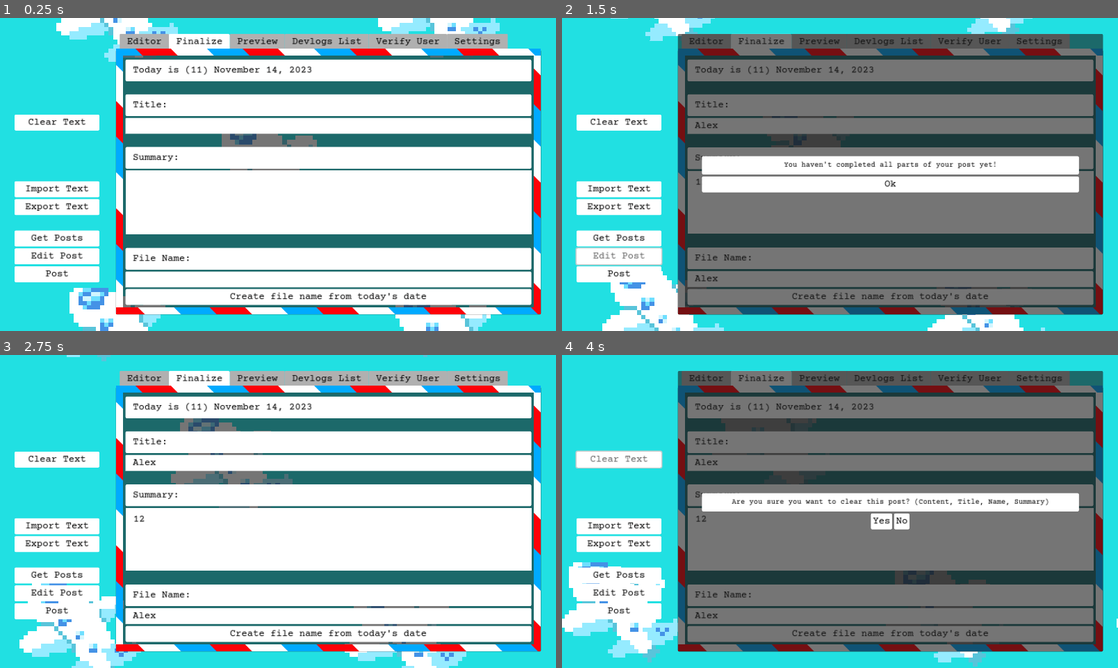
Above: before the commit, frames 1-4 (two rows, left to right).
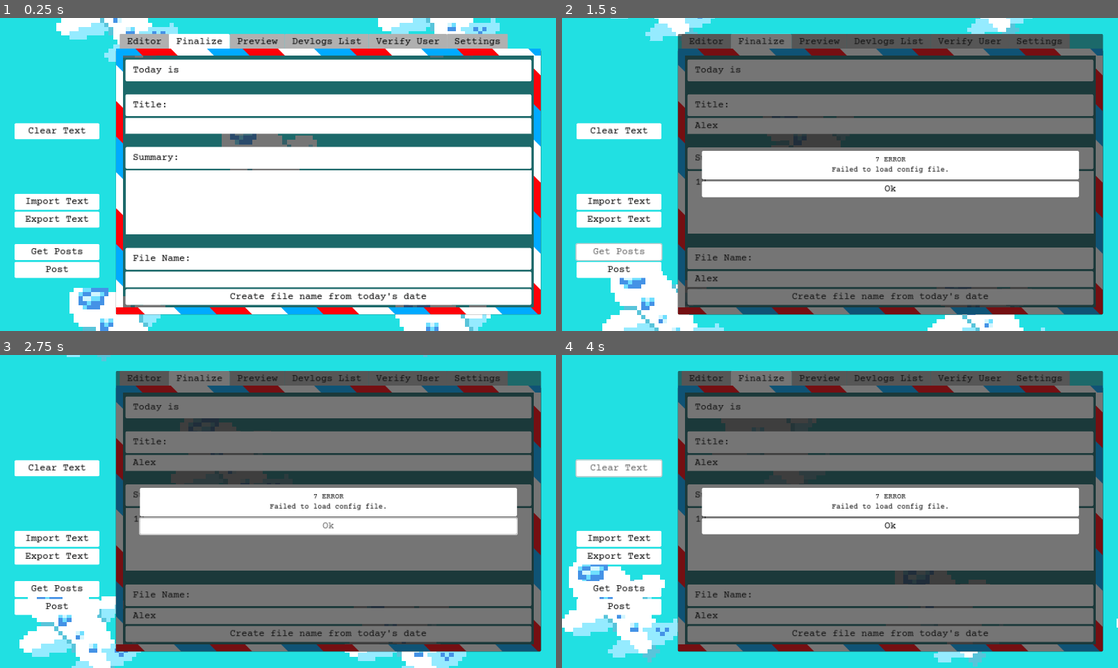
Above: after the commit, the same moments.

Repository: jennyton88/devlogs-maker
Game: Godot game, scene res://scenes/devlogs.tscn
The game is run twice, just before and just after one commit, with the same random seed, the same clock (stepped at 60 frames per second) and the same inputs.
Inputs (mouse positions are in pixels of both pictures, inside the frame that each line leads up to):
- Up to frame 1 (0.25 s): no input
- Up to frame 2 (1.5 s): click (890, 124) at 0.52 s; type "Alex" at 0.6 s; click (890, 202) at 0.75 s; type "12" at 0.83 s; click (890, 280) at 0.98 s; type "Alex" at 1.07 s; click (617, 255) at 1.25 s, where only the run before the commit has a clickable "Edit Post"
- Up to frame 3 (2.75 s): click "Ok" at 2 s
- Up to frame 4 (4 s): click (890, 527) at 2.75 s, where only the run after the commit has a clickable "Ok"; click "Clear Text" at 3.5 s

The runs differ from the first frame. In frame 1, 4.5% of the frame differs, in the area x 2-57%, y 15-85%; in frame 2, 8.3%; in frame 3, 64%, in the area x 2-98%, y 5-95%; in frame 4, 10%.
Error after the commit: Invalid access to property or key 'edit_curr_text' on a base object of type 'VBoxContainer (button_manager.gd)'. (res://scripts/devlogs.gd:64)

Commit message:
remove edit post button

Diff:
--- a/scenes/components/text_options.tscn
+++ b/scenes/components/text_options.tscn
@@ -48,10 +48,6 @@
 layout_mode = 2
 text = "Get Posts"
 
-[node name="EditPost" type="Button" parent="."]
-layout_mode = 2
-text = "Edit Post"
-
 [node name="Post" type="Button" parent="."]
 layout_mode = 2
 text = "Post"
--- a/scripts/button_manager.gd
+++ b/scripts/button_manager.gd
@@ -4,7 +4,6 @@
 ## Signals =====
 
 signal get_devlogs;
-signal edit_curr_text;
 signal post_curr_text;
 
 signal import_file;
@@ -37,7 +36,6 @@
 	clear_post.pressed.connect(_on_clear_text_pressed);
 
 	get_posts.pressed.connect(_on_get_posts_pressed);
-	edit_post.pressed.connect(_on_edit_post_pressed);
 	post.pressed.connect(_on_post_pressed);
 
 	import_text.pressed.connect(_on_import_pressed);
@@ -46,10 +44,6 @@
 
 func _on_get_posts_pressed():
 	get_devlogs.emit();
-
-
-func _on_edit_post_pressed():
-	edit_curr_text.emit();
 
 
 func _on_post_pressed():
